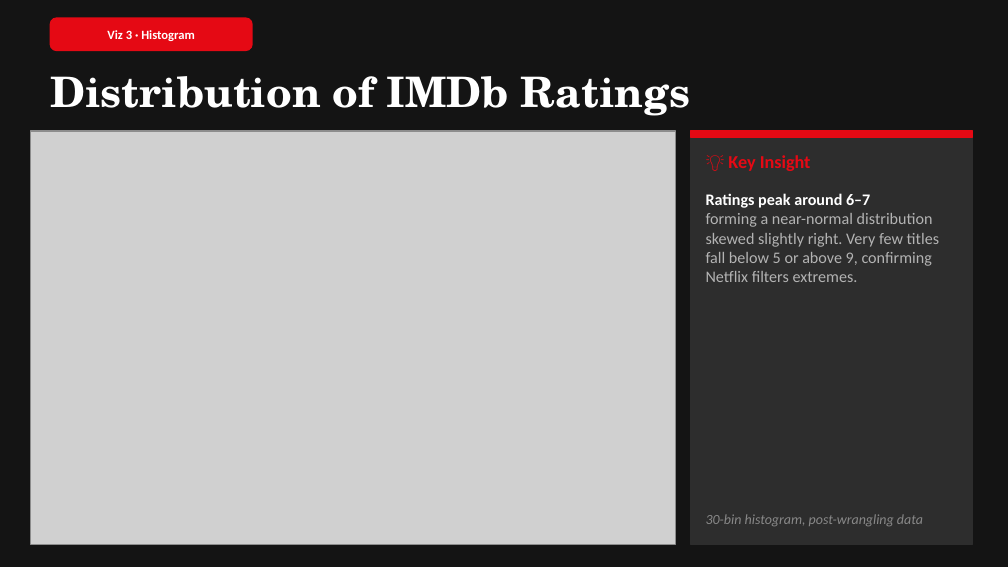
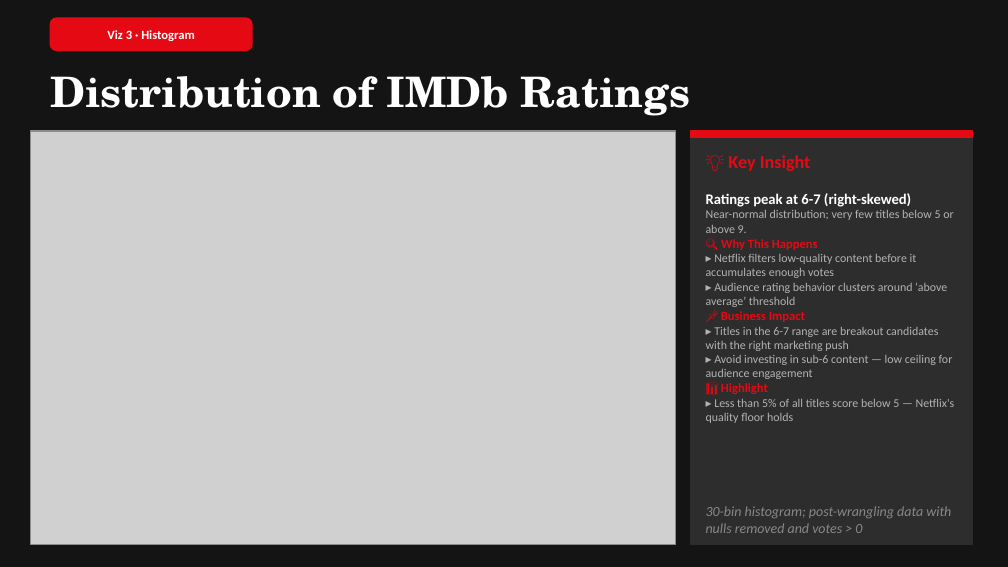
Before and after one commit to Aarush2112/Capstone-Project-1-FDS, a slide deck: slide 8 of Capston_PPT.pptx. Drawn at 1008x567 pixels with LibreOffice and Linux fonts; fonts in the diff are those of the drawing; grey boxes stand for pictures. Boxes give left, top, right and bottom in pixels: in the first picture for what was removed or moved away, otherwise in the second. Text is boxed around its words. In the diff, an @@ line names an element or a change of style, - is before the commit and + after.

```diff
--- a/Capston_PPT.pptx
+++ b/Capston_PPT.pptx
@@ text at <box>706,193,955,423</box>: text changed; size 11.5 to 8.5 pt @@
-Ratings peak around 6–7
-forming a near-normal distribution skewed slightly right. Very few titles fall below 5 or above 9, confirming Netflix filters extremes.
+Ratings peak at 6-7 (right-skewed)
+Near-normal distribution; very few titles below 5 or above 9.
+🔍 Why This Happens
+▸ Netflix filters low-quality content before it accumulates enough votes
+▸ Audience rating behavior clusters around ‘above average’ threshold
+📌 Business Impact
+▸ Titles in the 6-7 range are breakout candidates with the right marketing push
+▸ Avoid investing in sub-6 content — low ceiling for audience engagement
+📊 Highlight
+▸ Less than 5% of all titles score below 5 — Netflix's quality floor holds
@@ text at <box>706,506,951,533</box>: text changed @@
-30-bin histogram, post-wrangling data
+30-bin histogram; post-wrangling data with nulls removed and votes > 0
```
Also in this commit, not shown: 5 other slides changed, 1 other file.
